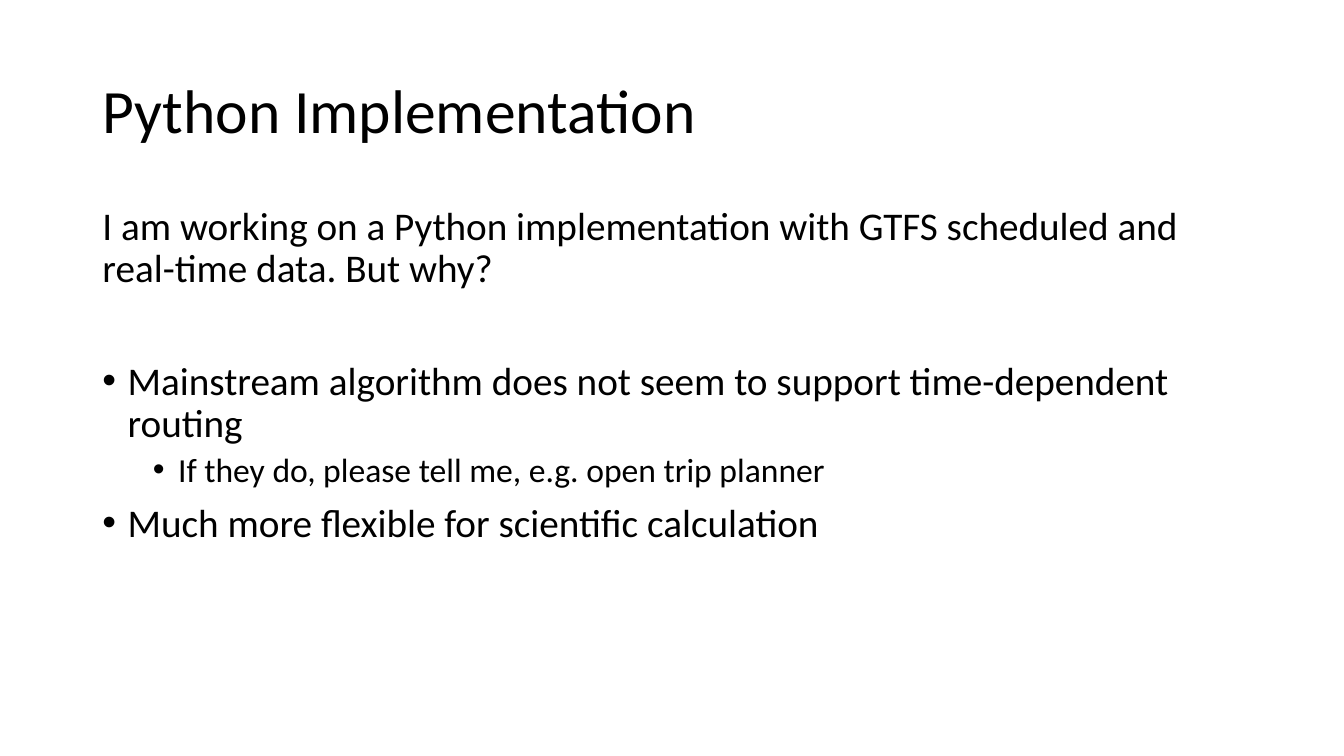
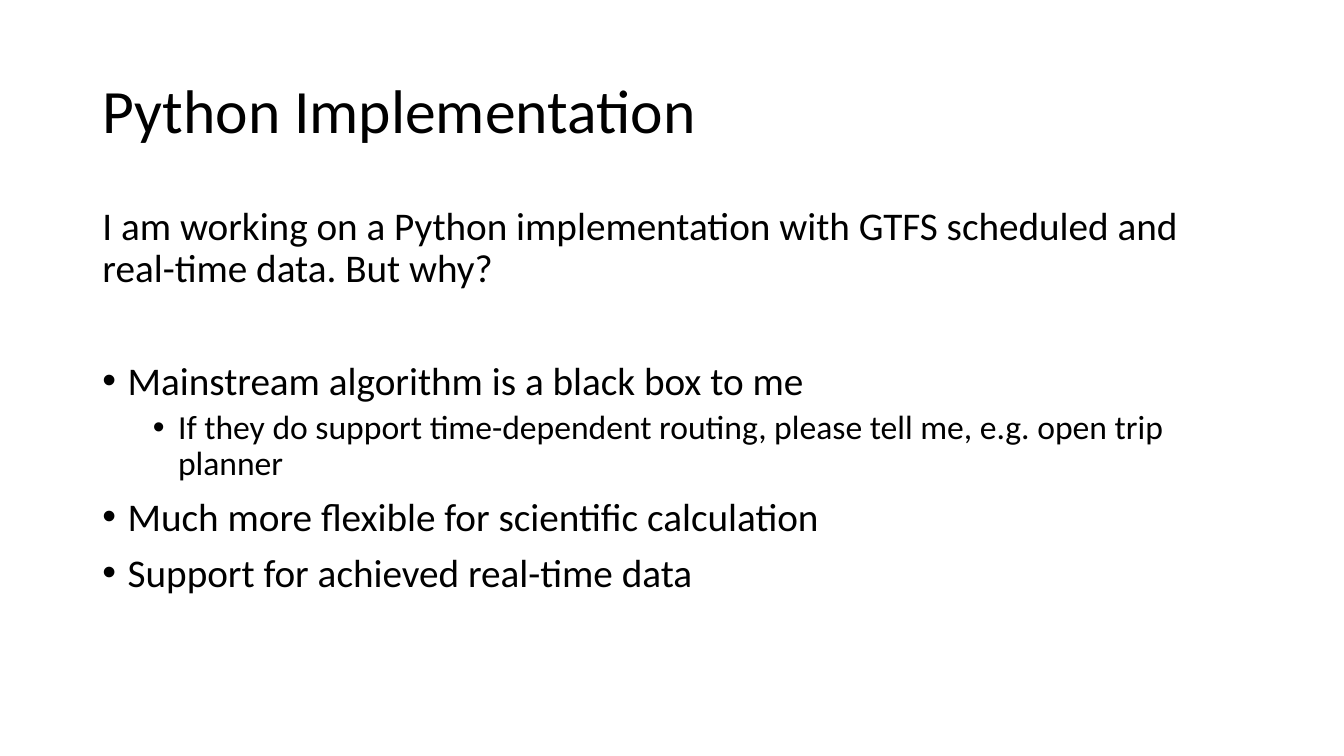
Before and after one commit to luyuliu/COTA-AccessibilityReliability, a slide deck: slide 6 of doc/lightning_talk.pptx. Drawn at 1344x756 pixels with LibreOffice and Linux fonts; fonts in the diff are those of the drawing. Boxes give left, top, right and bottom in pixels: in the first picture for what was removed or moved away, otherwise in the second. Text is boxed around its words. In the diff, an @@ line names an element or a change of style, - is before the commit and + after.

```diff
--- a/doc/lightning_talk.pptx
+++ b/doc/lightning_talk.pptx
@@ text at (128,367,1163,481): text changed; size 28 to 24 pt @@
-• Mainstream algorithm does not seem to support time-dependent routing
-  • If they do, please tell me, e.g. open trip planner
+• Mainstream algorithm is a black box to me
+  • If they do support time-dependent routing, please tell me, e.g. open trip planner
@@ text at (128,559,692,594): paragraph added @@
+• Support for achieved real-time data
```
Also in this commit, not shown: 1 other file.
